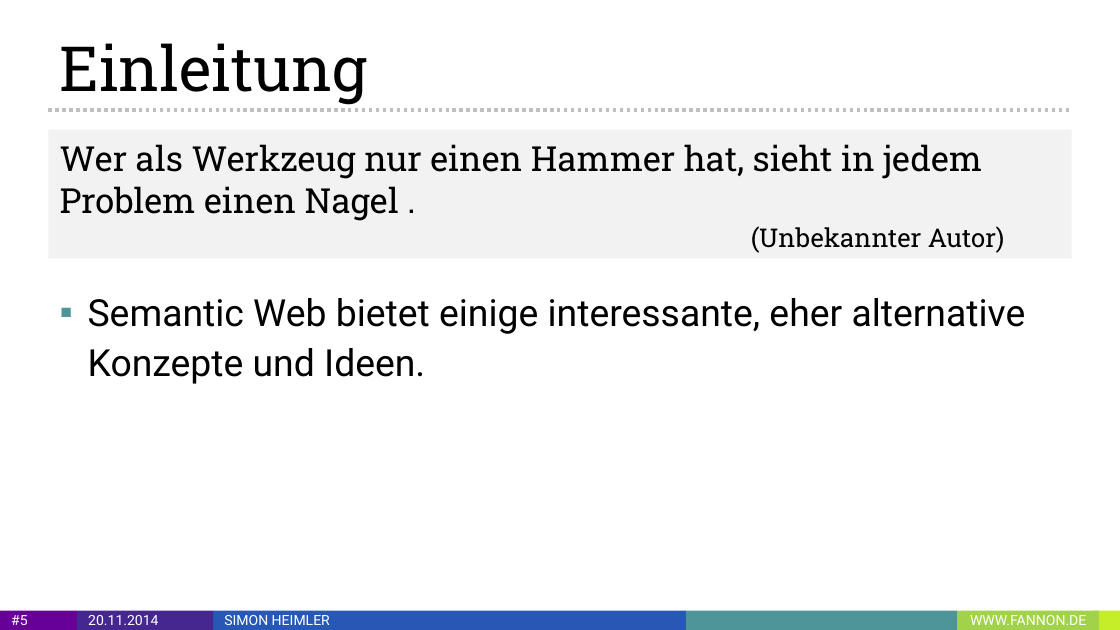
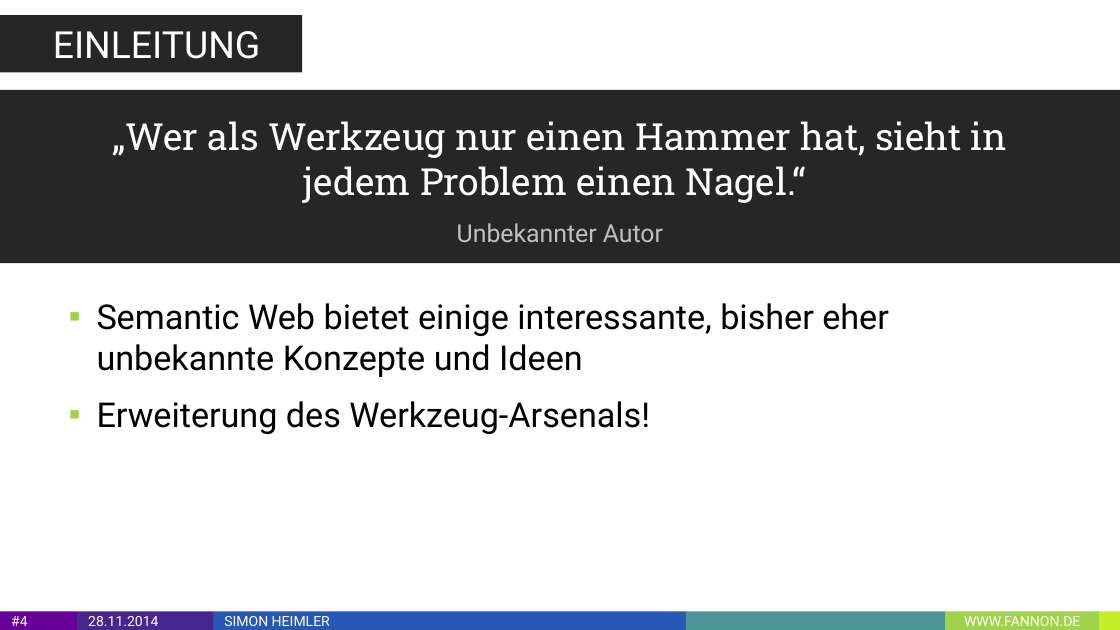
Before and after one commit to Fannon/SemanticWebParadigmen, a slide deck: slide 4 of Semantic Web Paradigmen PPT.pptx (slide 5 before the commit). Drawn at 1120x630 pixels with LibreOffice and Linux fonts; fonts in the diff are those of the drawing. Boxes give left, top, right and bottom in pixels: in the first picture for what was removed or moved away, otherwise in the second. Text is boxed around its words. In the diff, an @@ line names an element or a change of style, - is before the commit and + after.

```diff
--- a/Semantic Web Paradigmen PPT.pptx
+++ b/Semantic Web Paradigmen PPT.pptx
@@ rectangle "EINLEITUNG": place and size @@
-rectangle "EINLEITUNG" at [60,43,368,105]
+rectangle "EINLEITUNG" at [0,16,302,73]
@@ rectangle "EINLEITUNG" at [0,16,302,73]: vertical alignment bottom to middle; fill none to #262626 @@
@@ text in rectangle at [53,31,260,59]: text changed; size 40 to 24 pt; font Roboto Slab to Roboto; text colour #000000 to #FFFFFF @@
-Einleitung
+EINLEITUNG
@@ rectangle added at [0,90,1120,263], fill #262626 @@
@@ text "„Wer als Werkzeug nur einen ...": place and size @@
-text "„Wer als Werkzeug nur einen ..." at [48,130,1072,259]
+text "„Wer als Werkzeug nur einen ..." at [112,121,1007,242]
@@ text "„Wer als Werkzeug nur einen ..." at [112,121,1007,242]: vertical alignment middle to top; fill #F2F2F2 to none @@
@@ line removed from (48, 110) to (1072, 110) @@
@@ text at [112,121,1007,242]: text changed; size 22.2 to 24 pt; text colour #000000 to #FFFFFF @@
-Wer als Werkzeug nur einen Hammer hat, sieht in jedem Problem einen Nagel .
-(Unbekannter Autor)
+„Wer als Werkzeug nur einen Hammer hat, sieht in jedem Problem einen Nagel.“
+Unbekannter Autor
@@ text at [97,303,889,434]: text changed; size 24 to 22 pt @@
-▪ Semantic Web bietet einige interessante, eher alternative Konzepte und Ideen.
+▪ Semantic Web bietet einige interessante, bisher eher unbekannte Konzepte und Ideen
+▪ Erweiterung des Werkzeug-Arsenals!
@@ page number removed at [0,610,77,629] @@
-#5
@@ page number added at [0,612,77,630], fill #670097, 9 pt, text #FFFFFF @@
+#4
@@ text in rectangle at [88,616,158,626]: text changed @@
-20.11.2014
+28.11.2014
@@ rectangle: place and size @@
-rectangle at [685,610,956,629]
+rectangle at [685,612,945,630]
@@ rectangle "WWW.FANNON.DE": place and size @@
-rectangle "WWW.FANNON.DE" at [958,610,1099,629]
+rectangle "WWW.FANNON.DE" at [945,612,1099,630]
```
Also in this commit, not shown: 8 other slides changed, 21 slides added, 4 slides removed, 2 other files.
